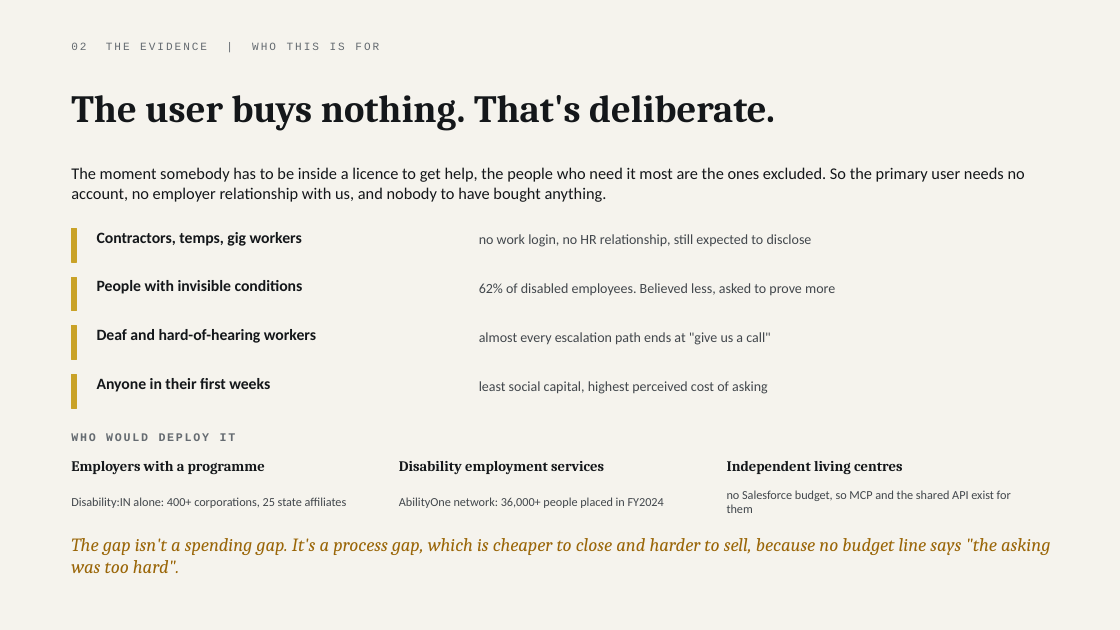
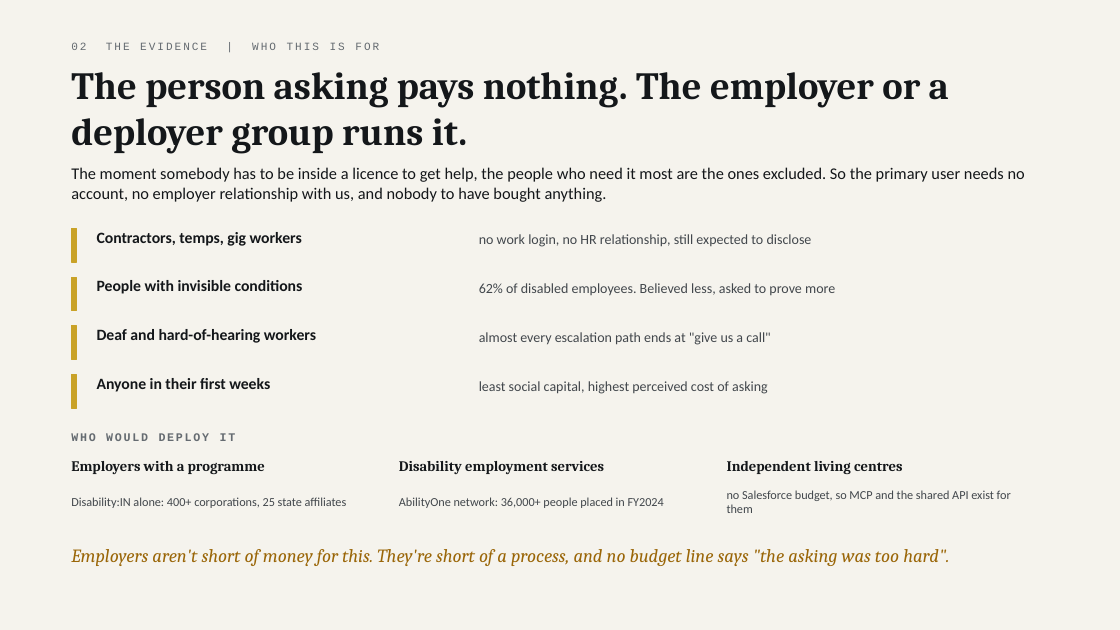
Before and after one commit to parthsevak2/curb-cut, a slide deck: slide 12 of deck/Curb-Cut.pptx. Drawn at 1120x630 pixels with LibreOffice and Linux fonts; fonts in the diff are those of the drawing. Boxes give left, top, right and bottom in pixels: in the first picture for what was removed or moved away, otherwise in the second. Text is boxed around its words. In the diff, an @@ line names an element or a change of style, - is before the commit and + after.

```diff
--- a/deck/Curb-Cut.pptx
+++ b/deck/Curb-Cut.pptx
@@ text at (x1=71, y1=72, x2=949, y2=154): text changed @@
-The user buys nothing. That's deliberate.
+The person asking pays nothing. The employer or a deployer group runs it.
@@ text at (x1=71, y1=549, x2=949, y2=566): text changed @@
-The gap isn't a spending gap. It's a process gap, which is cheaper to close and harder to sell, because no budget line says "the asking was too hard".
+Employers aren't short of money for this. They're short of a process, and no budget line says "the asking was too hard".
```
Also in this commit, not shown: 13 other slides changed, 20 other files.
